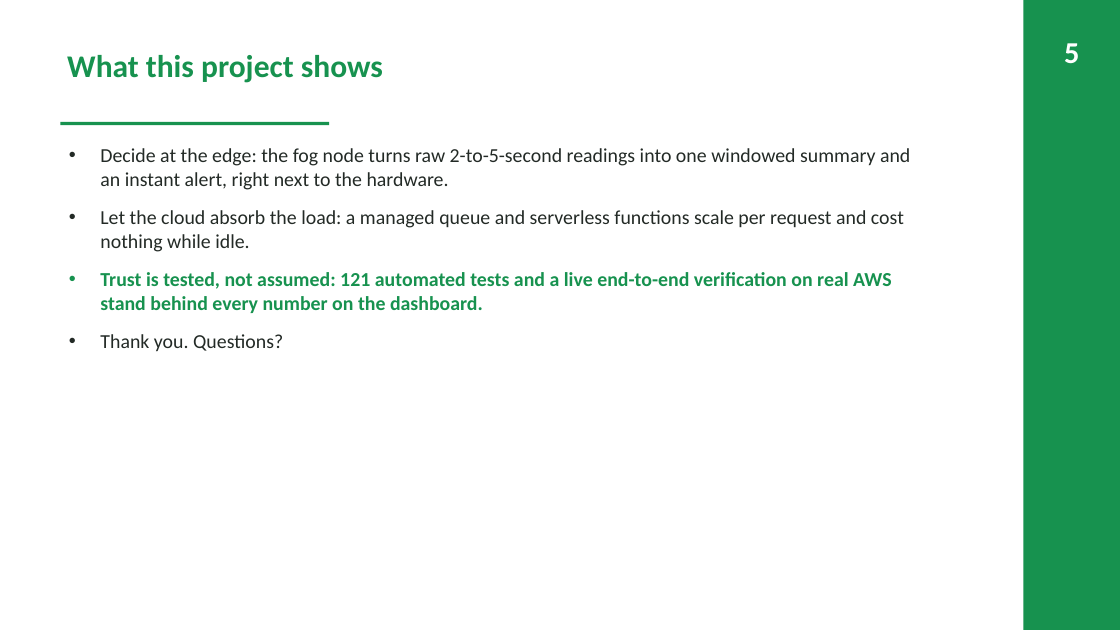
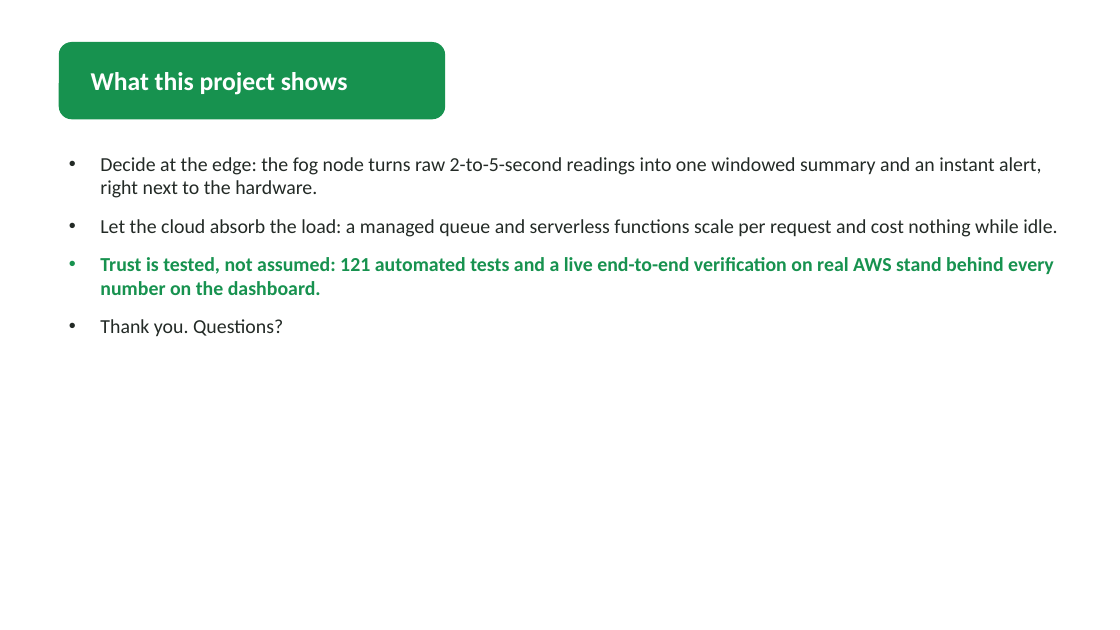
Before and after one commit to valletivarish/FEC_version_2, a slide deck: slide 6 of ppt/X24303046_ev-charging-network.pptx. Drawn at 1120x630 pixels with LibreOffice and Linux fonts; fonts in the diff are those of the drawing. Boxes give left, top, right and bottom in pixels: in the first picture for what was removed or moved away, otherwise in the second. Text is boxed around its words. In the diff, an @@ line names an element or a change of style, - is before the commit and + after.

Commit message:
Give every deployed deck a unique background architecture: add 4 new layouts (lspine, tint, corner, blocktitle); move Vishvaksen->tint, Hrishikesh->lspine, Nemi->blocktitle, Kasireddy->corner so no two of the 12 deployed decks share a content archetype

```diff
--- a/ppt/X24303046_ev-charging-network.pptx
+++ b/ppt/X24303046_ev-charging-network.pptx
@@ rectangle removed at (x1=1023, y1=0, x2=1120, y2=630) @@
@@ rounded rectangle added at (x1=59, y1=42, x2=445, y2=119), fill #17924F @@
@@ title "What this project shows" moved from (x1=67, y1=55, x2=383, y2=83) to (x1=91, y1=72, x2=348, y2=95) @@
@@ title "What this project shows" at (x1=91, y1=72, x2=348, y2=95): size 27 to 22 pt, text colour #17924F to #FFFFFF; vertical alignment top to middle @@
@@ text removed at (x1=1064, y1=43, x2=1079, y2=63) @@
-5
@@ text "Decide at the edge: the ..." rewrapped from (x1=100, y1=148, x2=910, y2=352) to (x1=100, y1=157, x2=1057, y2=337) @@
@@ rectangle removed at (x1=60, y1=122, x2=329, y2=125) @@
```
Also in this commit, not shown: 4 other slides changed, 24 other files.
